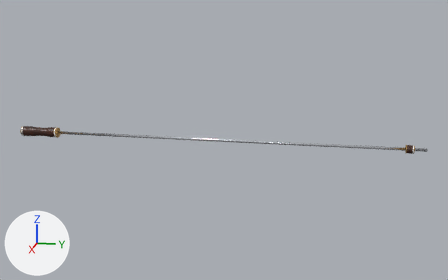
What one commit did to the glTF model assets/rods/premier_championship/fuzeball_rod_5man.glb.
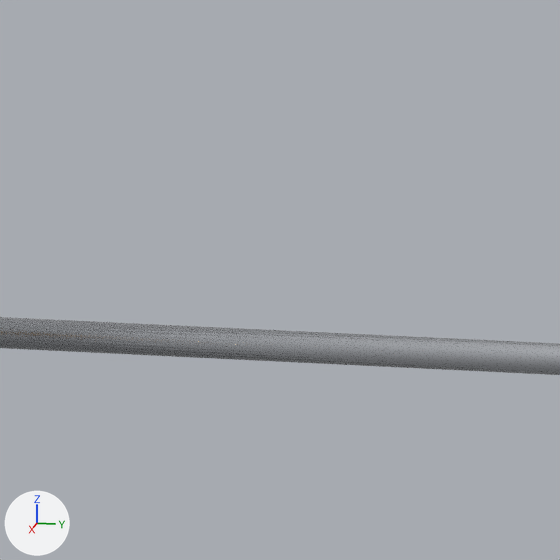
The first picture shows the older version from a camera (50 mm lens) standing at (155.5, 32.0, 39.0) and looking at (-0.6, 0.8, 0.0). The close-ups show the older and then the newer version on the part from 22% to 34% of the width and 37% to 55% of the height of that picture. Only the edits that show in the close-ups are written down. The lights are fixed; the arrows at lower left show +X, +Y and +Z. Where no turn or scale is listed for an object, it has been applied to the vertices.

The first close-up shows 'rod5_bar.002'.
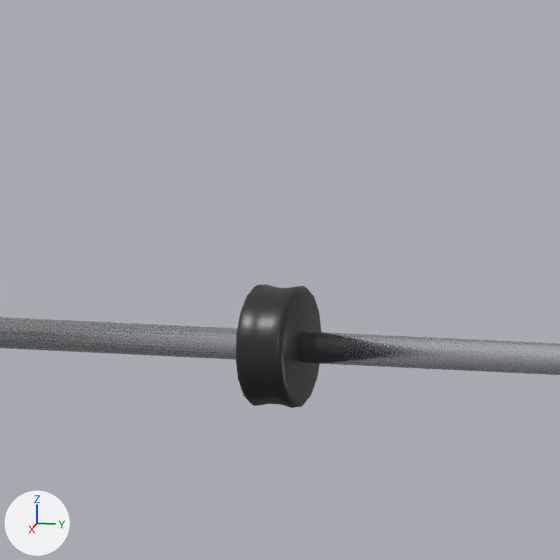
Where the change shows, as pixel boxes (x1, y1, x2, y2) in the close-ups (560 x 560 px):
'CylinderL', added (black): after (236, 284, 321, 408)

Diff of the bpy script that builds the scene:
```diff
--- a/assets/rods/premier_championship/fuzeball_rod_5man.glb.py
+++ b/assets/rods/premier_championship/fuzeball_rod_5man.glb.py
@@ mat_bumper_001 @@
+mat_bumper_001 = principled_material('bumper.001')
+mat_bumper_001.base_color = (0.0215, 0.0215, 0.0215)  # black #282828
+mat_bumper_001.roughness = 0.361
@@ me_cylinder_005 @@
+me_cylinder_005.from_pydata(...)  # 128 vertices, 252 faces; spans x -1.51..1.51, y -0.61..0.61, z -1.51..1.51
+me_cylinder_005.materials.append(mat_bumper_001)  # black #282828
@@ ob_cylinderl @@
+ob_cylinderl = bpy.data.objects.new('CylinderL', me_cylinder_005)
+ob_cylinderl.location = (0.0, -26.5, 0.0)
```
